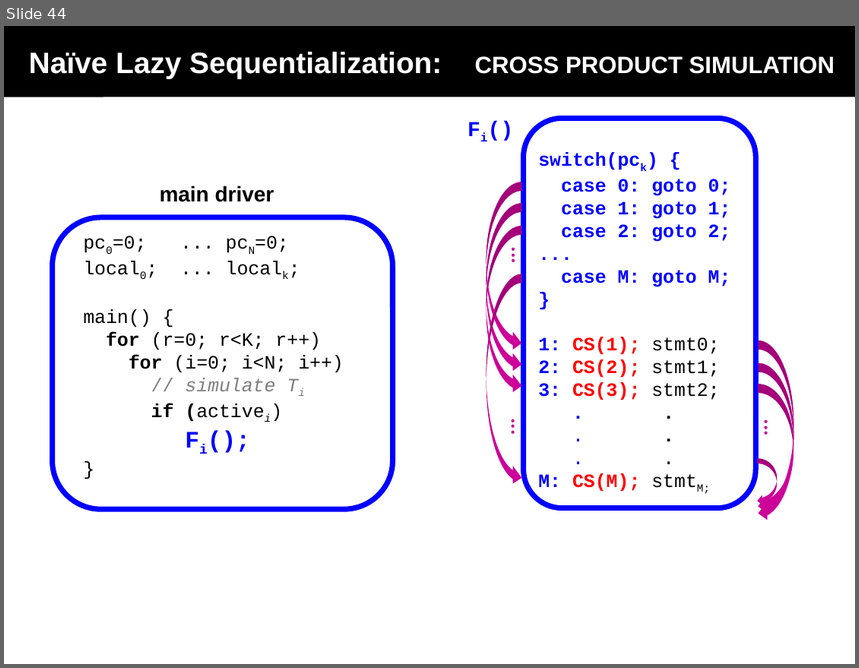
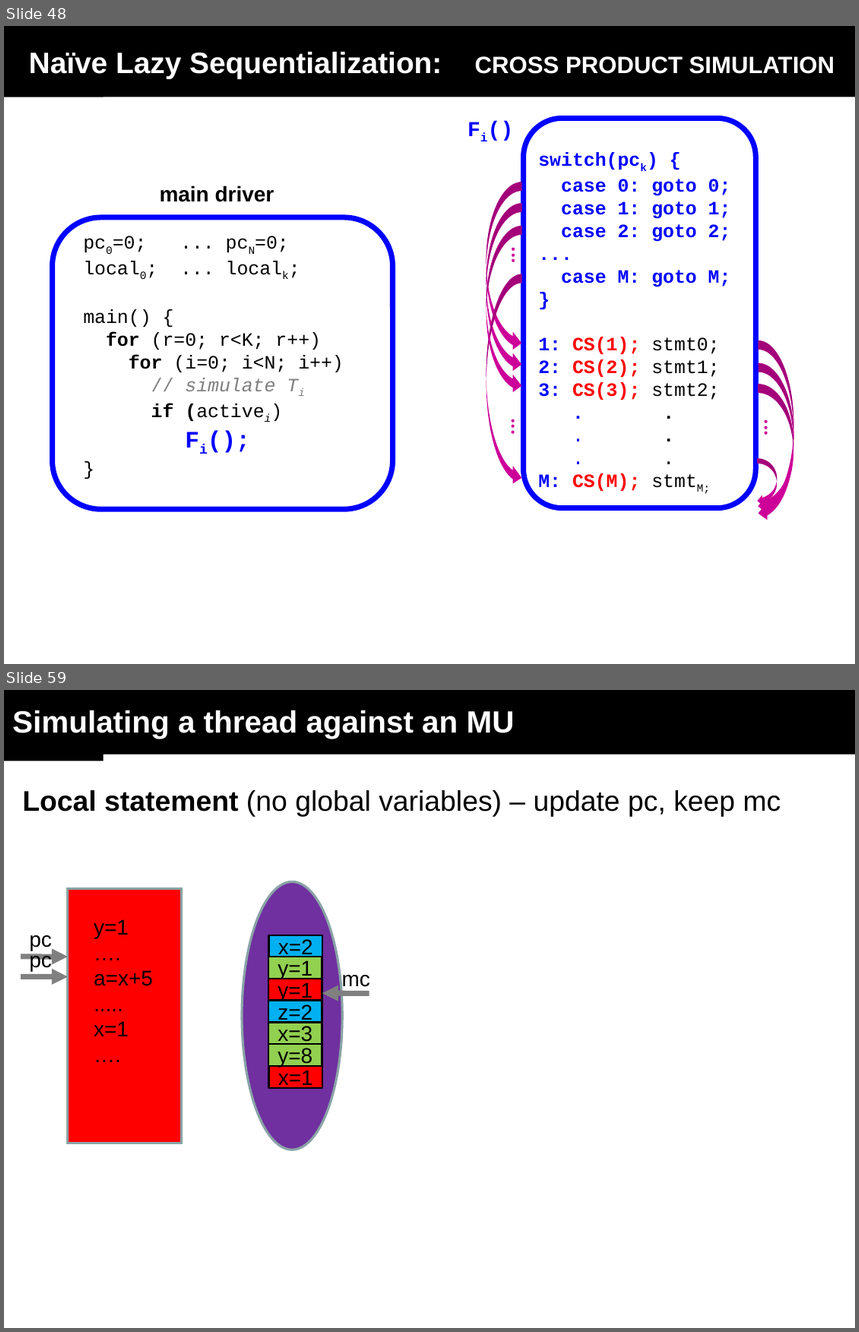
Before and after one commit to menesro/mpri, a slide deck: lecture3/sequentializations.ppt. Shown one above the other, each under a label of ours: slide 44 before the commit, slides 48 and 59 after it; the slides between them are not shown. The pictures are 859x668 and 859x1332 pixels, drawn with LibreOffice and Linux fonts; fonts in the diff are those of the drawing. Boxes give left, top, right and bottom in pixels: in the first picture for what was removed or moved away, otherwise in the second. Text is boxed around its words. In the diff, an @@ line names an element or a change of style, - is before the commit and + after.

```diff
--- a/lecture3/sequentializations.ppt
+++ b/lecture3/sequentializations.ppt
@@ slide 59 added at bbox=[4, 690, 855, 1328], background #FFFFFF; not listed: 1 template element that a slide beside it also shows @@
@@ title added at bbox=[4, 690, 855, 755], fill #000000, 26 pt, text #FFFFFF, bold @@
+Simulating a thread against an MU
@@ text added at bbox=[22, 790, 781, 817], 24 pt, text #000000 @@
+Local statement (no global variables) – update pc, keep mc
@@ rectangle added at bbox=[68, 888, 182, 1143], fill #FF0000, outline #89A4A7 2.01 pt, 18 pt, text #000000 @@
+y=1
+….
+a=x+5
+.....
+x=1
+….
@@ ellipse added at bbox=[243, 882, 343, 1150], fill #7030A0, outline #89A4A7 2.01 pt @@
@@ text added at bbox=[29, 935, 52, 951], 18 pt, text #000000 @@
+pc
@@ rectangle added at bbox=[268, 935, 322, 958], fill #00B0F0, outline #000000 1.5 pt, 18 pt, text #000000 @@
+x=2
@@ arrow added from (21, 957) to (68, 957), #808080 4.51 pt @@
@@ text added at bbox=[29, 951, 52, 971], 18 pt, text #000000 @@
+pc
@@ rectangle added at bbox=[268, 957, 322, 979], fill #92D050, outline #000000 1.5 pt, 18 pt, text #000000 @@
+y=1
@@ arrow added from (21, 977) to (68, 977), #808080 4.51 pt @@
@@ rectangle added at bbox=[268, 979, 322, 1001], fill #FF0000, outline #000000 1.5 pt, 18 pt, text #000000 @@
+y=1
@@ text added at bbox=[342, 975, 370, 991], 18 pt, text #000000 @@
+mc
@@ rectangle added at bbox=[268, 1001, 322, 1023], fill #00B0F0, outline #000000 1.5 pt, 18 pt, text #000000 @@
+z=2
@@ arrow added from (369, 994) to (322, 993), #808080 4.51 pt @@
@@ rectangle added at bbox=[268, 1022, 322, 1044], fill #92D050, outline #000000 1.5 pt, 18 pt, text #000000 @@
+x=3
@@ rectangle added at bbox=[268, 1044, 322, 1066], fill #92D050, outline #000000 1.5 pt, 18 pt, text #000000 @@
+y=8
@@ rectangle added at bbox=[268, 1066, 322, 1088], fill #FF0000, outline #000000 1.5 pt, 18 pt, text #000000 @@
+x=1
@@ what was slide 44 is now slide 48 @@
```
Also in this commit, not shown: 4 slides changed, 22 other slides added, 2 other files.
